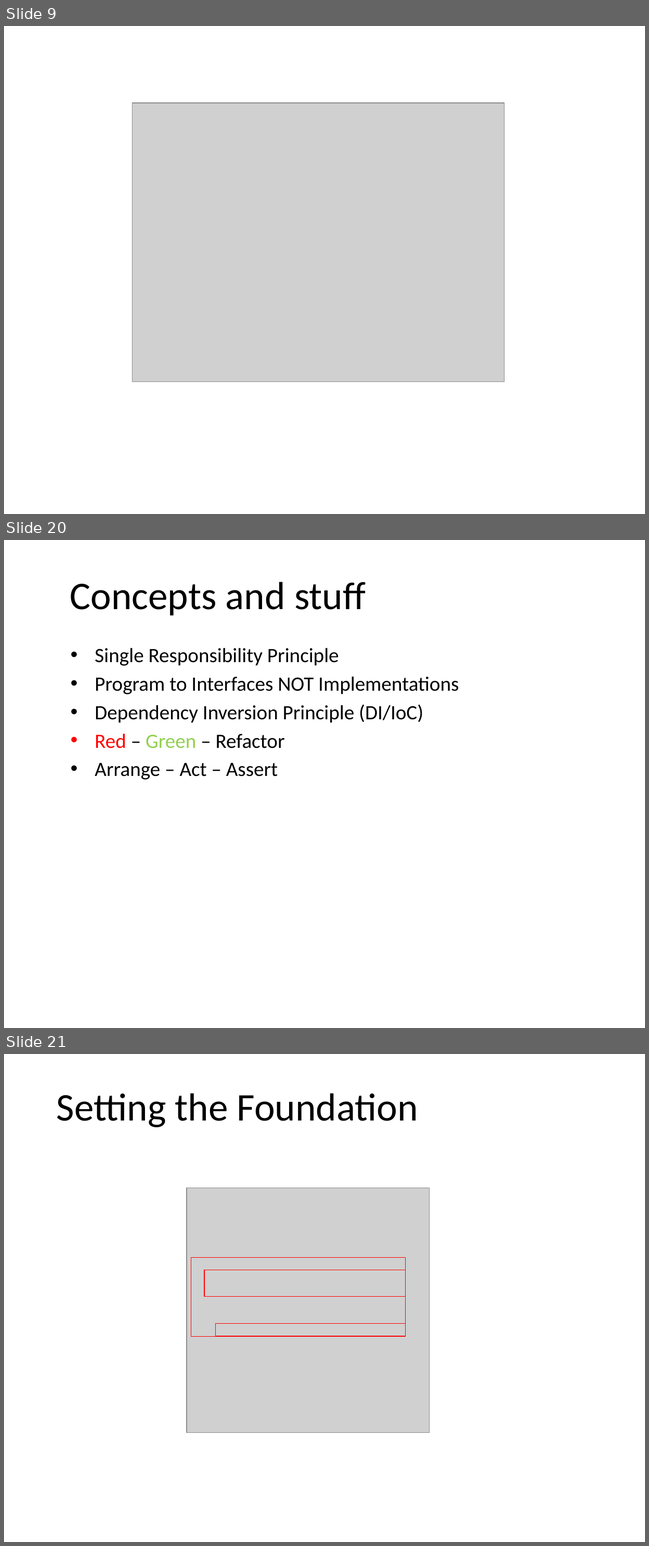
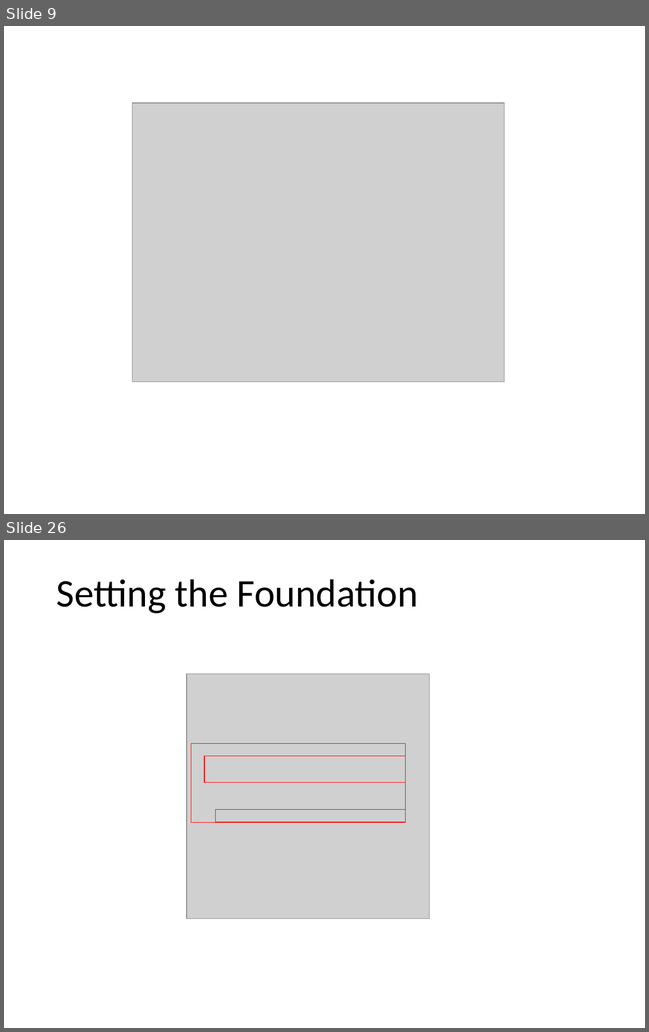
Before and after one commit to kburnell/TestDriving.NET, a slide deck: TestDrivingDotNet.pptx. Shown one above the other, each under a label of ours: slides 9, 20 and 21 before the commit, slides 9 and 26 after it; the slides between them are not shown. The pictures are 649x1546 and 649x1032 pixels, drawn with LibreOffice and Linux fonts; fonts in the diff are those of the drawing; grey boxes stand for pictures; background and template pictures are left out. Boxes give left, top, right and bottom in pixels: in the first picture for what was removed or moved away, otherwise in the second. Text is boxed around its words. In the diff, an @@ line names an element or a change of style, - is before the commit and + after.

```diff
--- a/TestDrivingDotNet.pptx
+++ b/TestDrivingDotNet.pptx
@@ slide 20 removed at <box>4,540,645,1028</box>, background #FFFFFF @@
@@ title removed at <box>70,582,365,615</box> @@
-Concepts and stuff
@@ text removed at <box>94,648,458,780</box> @@
-• Single Responsibility Principle
-• Program to Interfaces NOT Implementations
-• Dependency Inversion Principle (DI/IoC)
-• Red – Green – Refactor
-• Arrange – Act – Assert
@@ what was slide 21 is now slide 26 @@
```
Also in this commit, not shown: 17 slides changed, 6 slides added, 1 other file.
